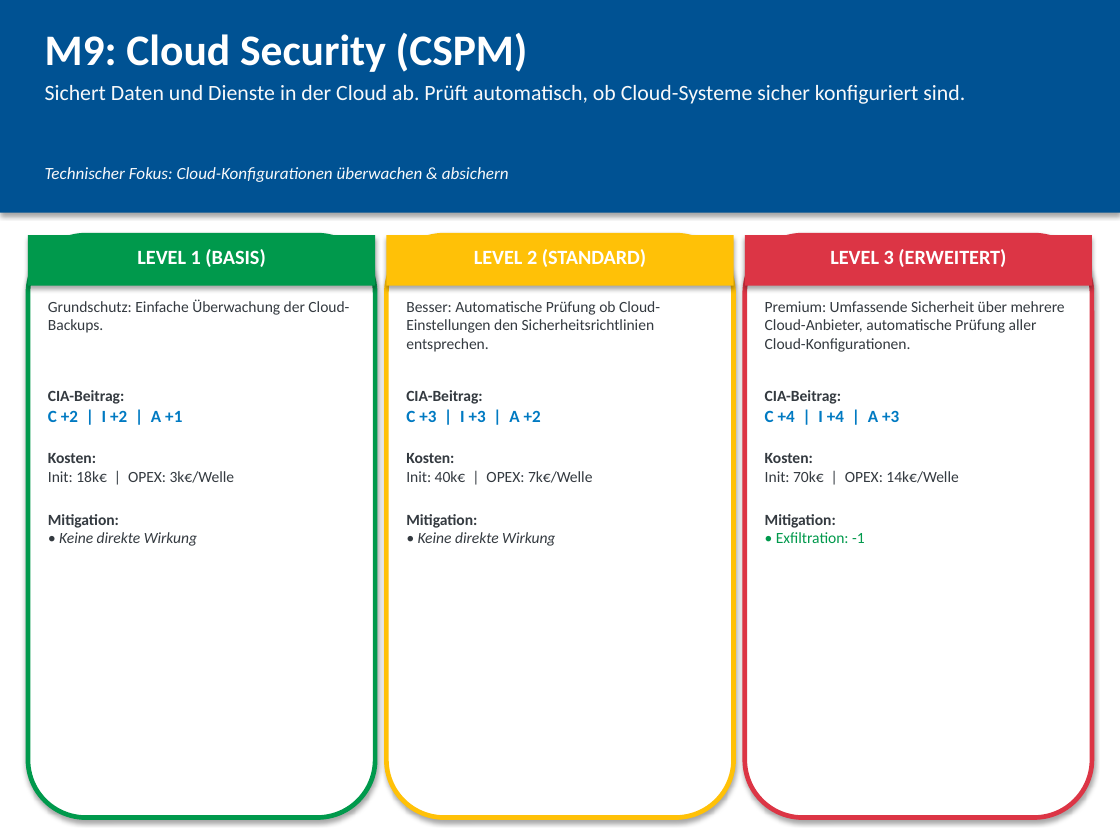
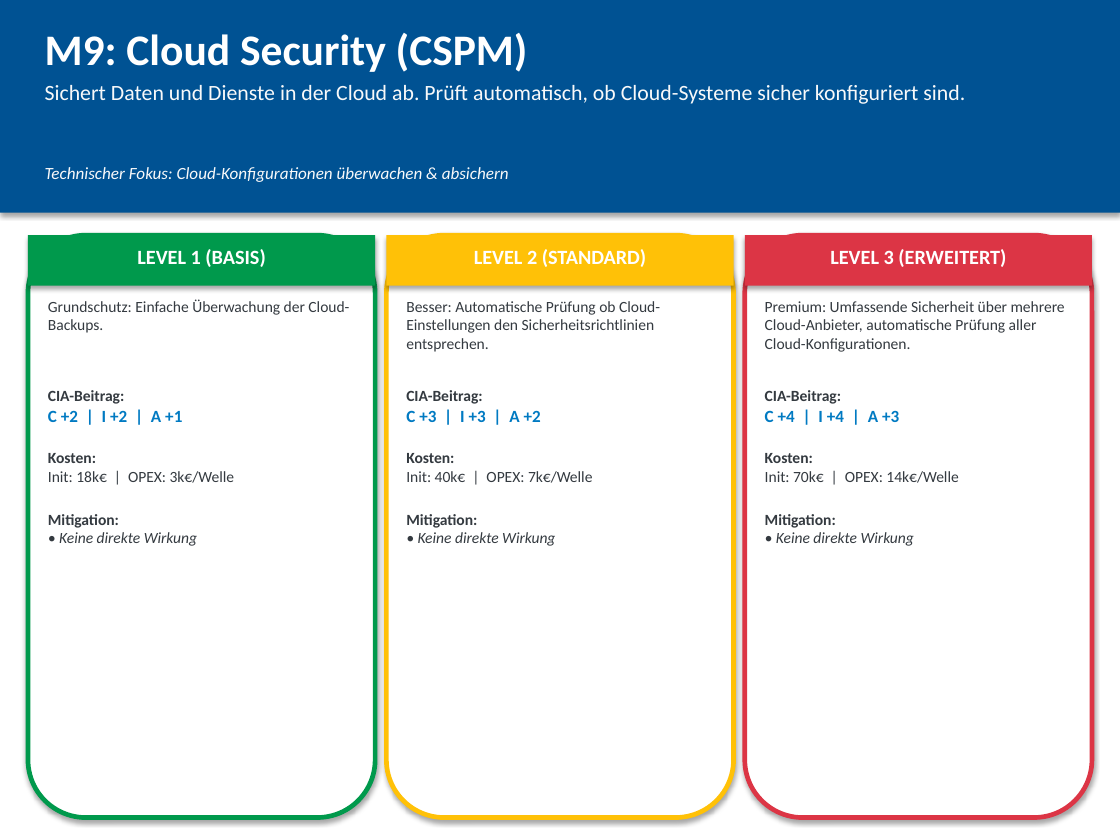
Before and after one commit to ClaudioSt/security-planspiel, a slide deck: slide 10 of pptx_output/Massnahmenkarten.pptx. Drawn at 1120x840 pixels with LibreOffice and Linux fonts; fonts in the diff are those of the drawing. Boxes give left, top, right and bottom in pixels: in the first picture for what was removed or moved away, otherwise in the second. Text is boxed around its words. In the diff, an @@ line names an element or a change of style, - is before the commit and + after.

```diff
--- a/pptx_output/Massnahmenkarten.pptx
+++ b/pptx_output/Massnahmenkarten.pptx
@@ text at [776, 532, 914, 546]: text changed; text colour #00994C to #343A40; italic on @@
-• Exfiltration: -1
+• Keine direkte Wirkung
```
Also in this commit, not shown: 9 other slides changed, 14 other files.
